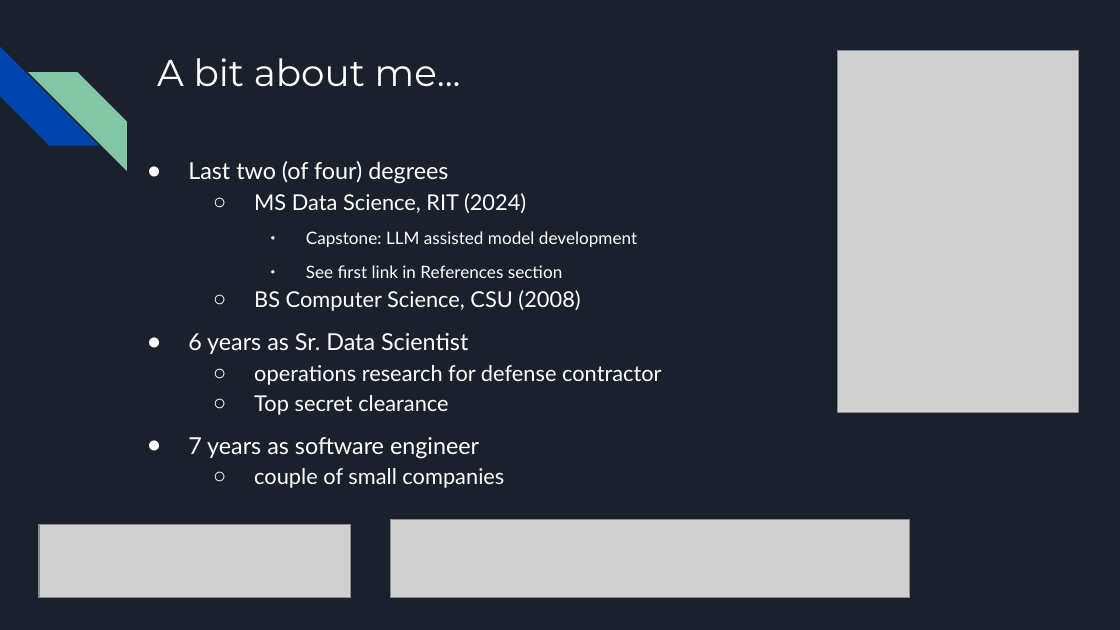
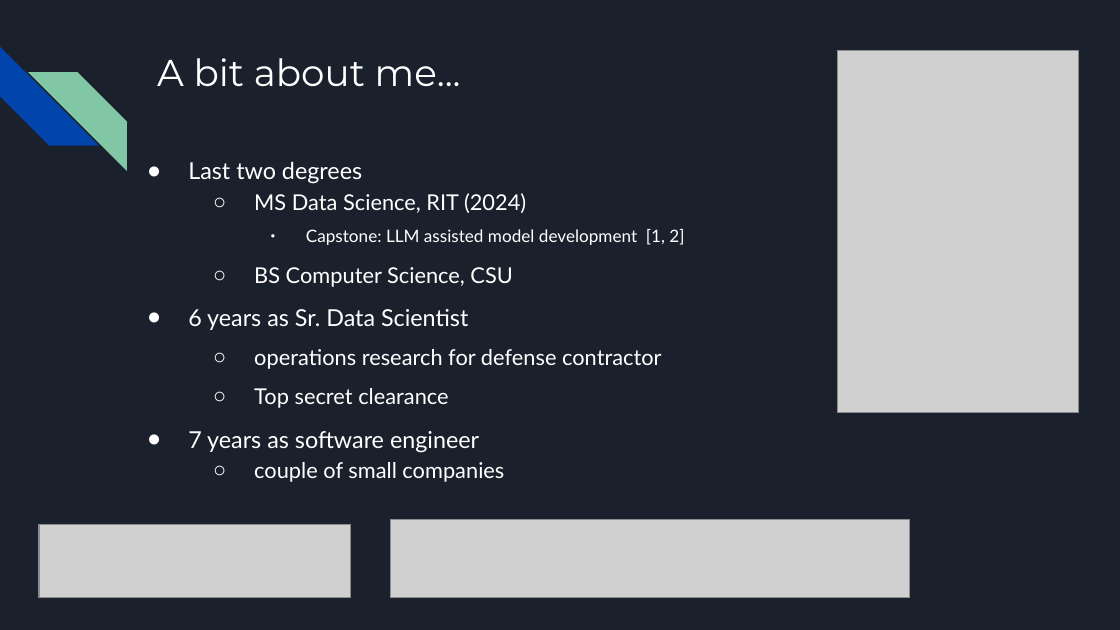
Before and after one commit to MichaelSzczepaniak/WordEmbeddings, a slide deck: slide 2 of word_embeddings_30min.odp. Drawn at 1120x630 pixels with LibreOffice and Linux fonts; fonts in the diff are those of the drawing; grey boxes stand for pictures. Boxes give left, top, right and bottom in pixels: in the first picture for what was removed or moved away, otherwise in the second. Text is boxed around its words. In the diff, an @@ line names an element or a change of style, - is before the commit and + after.

```diff
--- a/word_embeddings_30min.odp
+++ b/word_embeddings_30min.odp
@@ text at (188, 162, 362, 184): text changed @@
-● Last two (of four) degrees
+● Last two degrees
@@ text at (254, 229, 684, 287): text changed @@
-    ● Capstone: LLM assisted model development
-    ● See first link in References section
-  ○ BS Computer Science, CSU (2008)
+    ● Capstone: LLM assisted model development [1, 2]
+  ○ BS Computer Science, CSU
@@ text at (254, 349, 662, 408): line spacing 1.15 to 1.5 @@
```
Also in this commit, not shown: 6 other slides changed, 4 slides added, 3 slides removed, 1 other file.
